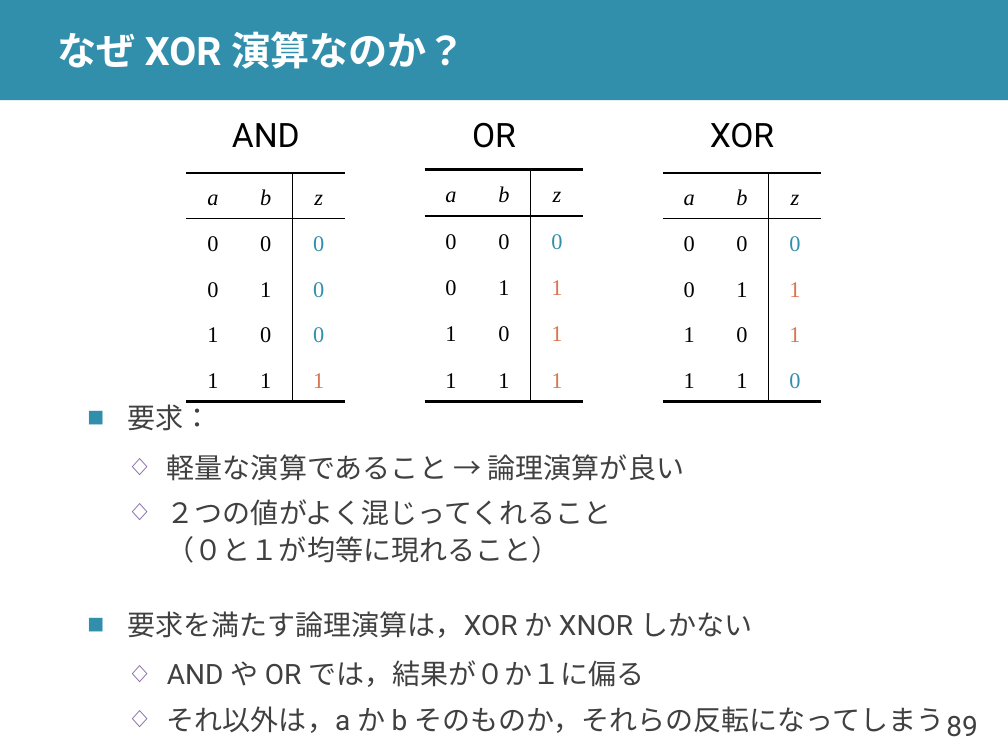
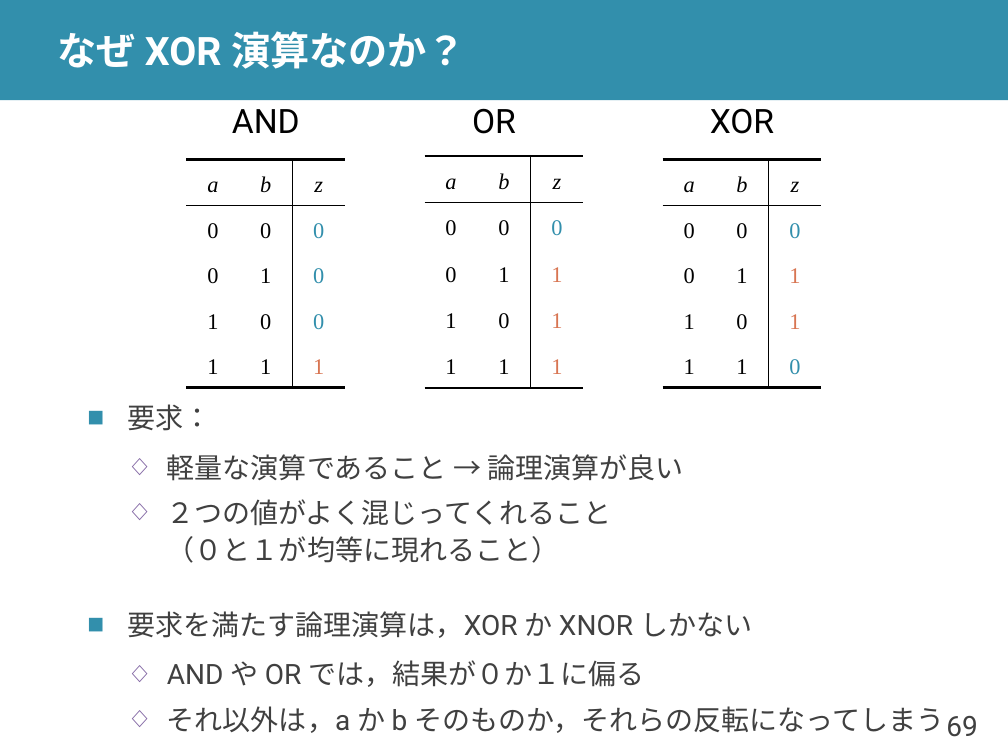
Before and after one commit to shioyadan/advanced-computer-organization, a slide deck: slide 69 of aco-shioya-06.pptx (slide 89 before the commit). Drawn at 1008x756 pixels with LibreOffice and Linux fonts; fonts in the diff are those of the drawing. Boxes give left, top, right and bottom in pixels: in the first picture for what was removed or moved away, otherwise in the second. Text is boxed around its words. In the diff, an @@ line names an element or a change of style, - is before the commit and + after.

```diff
--- a/aco-shioya-06.pptx
+++ b/aco-shioya-06.pptx
@@ 3 tables, 3 texts: place and size @@
-3 tables, 3 texts at bbox=[186, 122, 821, 402]
+3 tables, 3 texts at bbox=[186, 108, 821, 388]
@@ page number at bbox=[946, 716, 977, 737]: text changed @@
-89
+69
```
Also in this commit, not shown: 8 other slides changed, 15 slides added, 19 slides removed, 1 other file.
